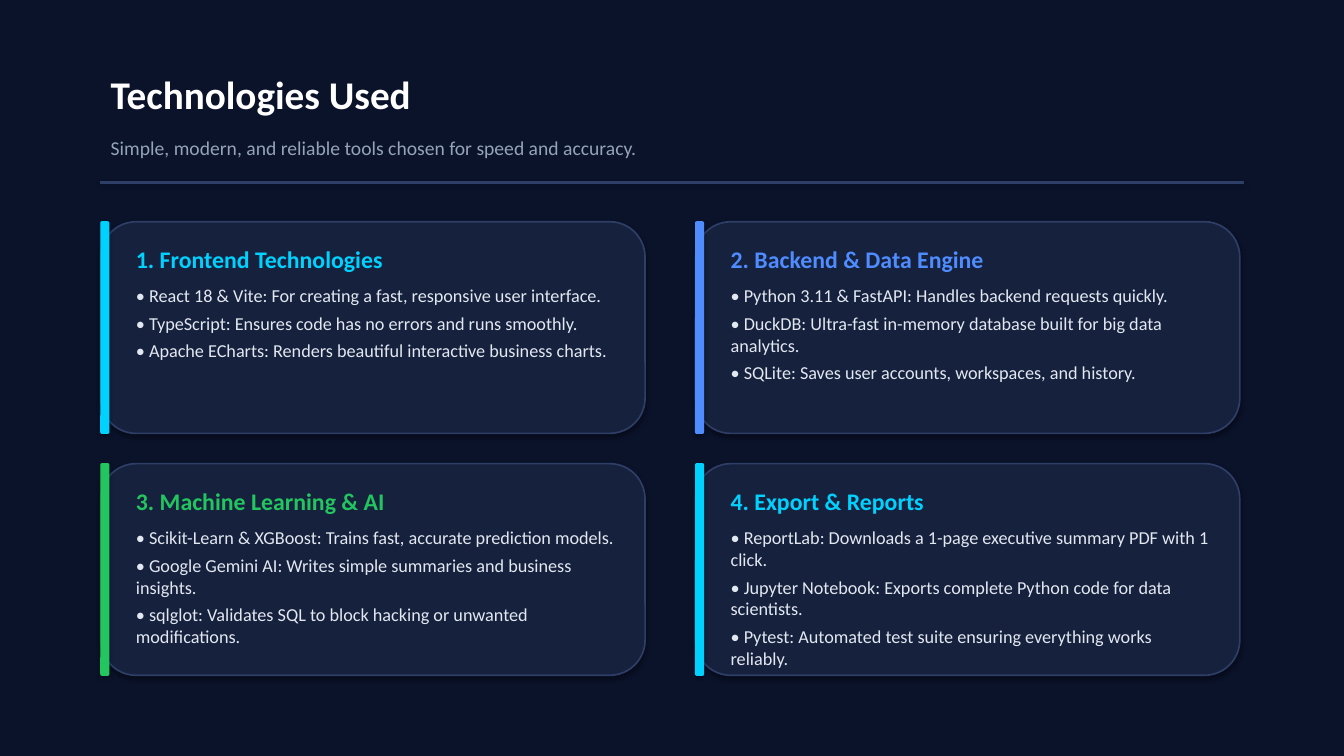
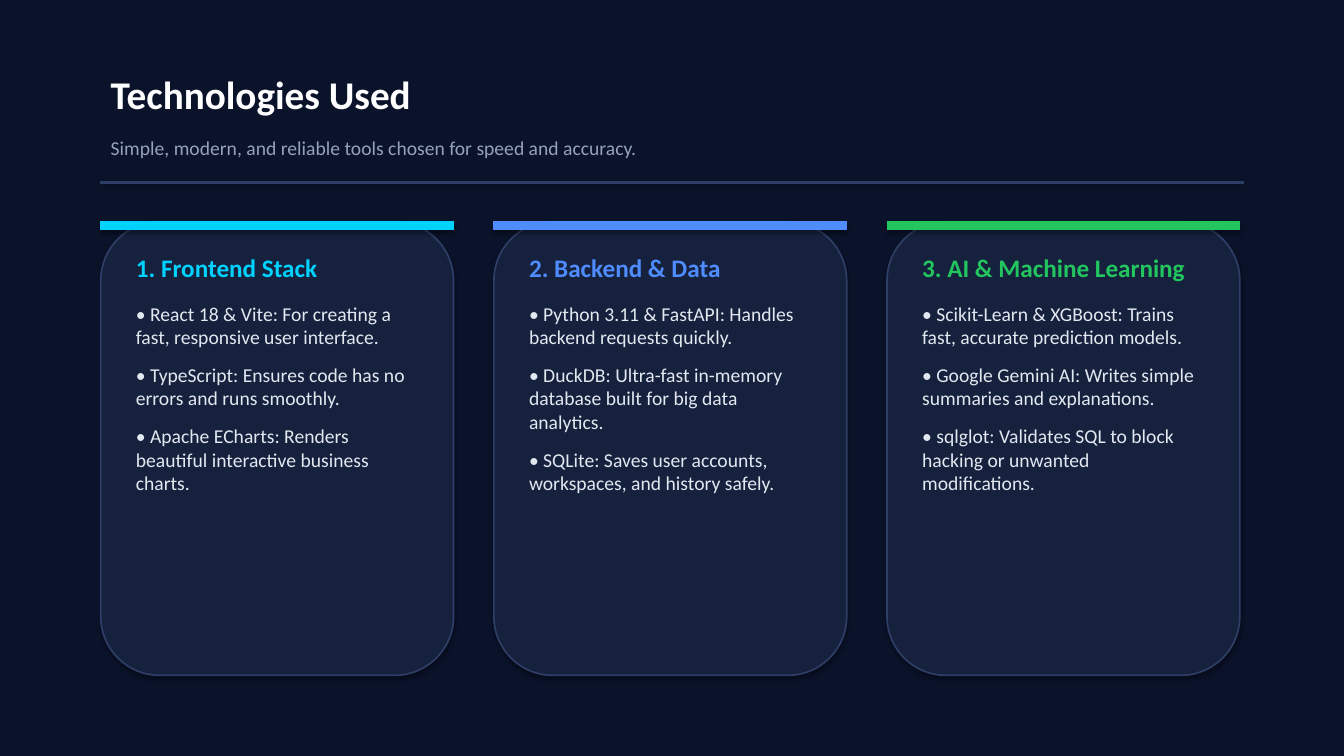
Before and after one commit to bommisettydattasaimanikanta/insightX-ai, a slide deck: slide 6 of InsightX_AI_Project_Presentation.pptx. Drawn at 1344x756 pixels with LibreOffice and Linux fonts; fonts in the diff are those of the drawing. Boxes give left, top, right and bottom in pixels: in the first picture for what was removed or moved away, otherwise in the second. Text is boxed around its words. In the diff, an @@ line names an element or a change of style, - is before the commit and + after.

```diff
--- a/InsightX_AI_Project_Presentation.pptx
+++ b/InsightX_AI_Project_Presentation.pptx
@@ rounded rectangle: place and size @@
-rounded rectangle at <box>101,222,645,434</box>
+rounded rectangle at <box>101,222,454,676</box>
@@ rounded rectangle removed at <box>101,222,109,434</box> @@
@@ rectangle added at <box>101,222,454,230</box>, fill #00D2FF, outline #00D2FF 0.75 pt @@
@@ rounded rectangle: place and size @@
-rounded rectangle at <box>696,222,1240,434</box>
+rounded rectangle at <box>494,222,847,676</box>
@@ rectangle added at <box>494,222,847,230</box>, fill #4F8CFF, outline #4F8CFF 0.75 pt @@
@@ rounded rectangle removed at <box>696,222,704,434</box> @@
@@ rounded rectangle: place and size @@
-rounded rectangle at <box>101,464,645,676</box>
+rounded rectangle at <box>887,222,1240,676</box>
@@ rectangle added at <box>887,222,1240,230</box>, fill #22C55E, outline #22C55E 0.75 pt @@
@@ text "1. Frontend Stack": place and size @@
-text "1. Frontend Stack" at <box>136,251,607,360</box>
+text "1. Frontend Stack" at <box>136,259,405,490</box>
@@ text at <box>136,259,317,277</box>: text changed; size 17 to 18 pt @@
-1. Frontend Technologies
+1. Frontend Stack
@@ text "2. Backend & Data": place and size @@
-text "2. Backend & Data" at <box>731,251,1168,382</box>
+text "2. Backend & Data" at <box>529,259,793,493</box>
@@ text at <box>529,259,720,277</box>: text changed; size 17 to 18 pt @@
-2. Backend & Data Engine
+2. Backend & Data
@@ text "3. AI & Machine Learning": place and size @@
-text "3. AI & Machine Learning" at <box>136,493,613,643</box>
+text "3. AI & Machine Learning" at <box>922,259,1193,490</box>
@@ text at <box>922,259,1185,281</box>: text changed; size 17 to 18 pt @@
-3. Machine Learning & AI
+3. AI & Machine Learning
@@ text at <box>136,307,405,490</box>: size 13 to 14 pt; more space between paragraphs @@
@@ text at <box>529,307,793,432</box>: size 13 to 14 pt in "• Python 3.11 & FastAPI: Handles backend ...", "• DuckDB: Ultra-fast in-memory database built for ..."; more space between paragraphs @@
@@ text at <box>922,307,1182,490</box>: size 13 to 14 pt in "• Scikit-Learn & XGBoost: Trains fast, accurate ...", "• sqlglot: Validates SQL to block hacking ..."; more space between paragraphs @@
@@ text at <box>922,368,1193,408</box>: text changed; size 13 to 14 pt @@
-• Google Gemini AI: Writes simple summaries and business insights.
+• Google Gemini AI: Writes simple summaries and explanations.
@@ rounded rectangle removed at <box>101,464,109,676</box> @@
@@ text at <box>529,453,774,493</box>: text changed; size 13 to 14 pt @@
-• SQLite: Saves user accounts, workspaces, and history.
+• SQLite: Saves user accounts, workspaces, and history safely.
@@ rounded rectangle removed at <box>696,464,1240,676</box> @@
@@ rounded rectangle removed at <box>696,464,704,676</box> @@
@@ text removed at <box>731,494,1208,668</box> @@
-4. Export & Reports
-• ReportLab: Downloads a 1-page executive summary PDF with 1 click.
-• Jupyter Notebook: Exports complete Python code for data scientists.
-• Pytest: Automated test suite ensuring everything works reliably.
```
Also in this commit, not shown: 9 other slides changed, 2 other files.
